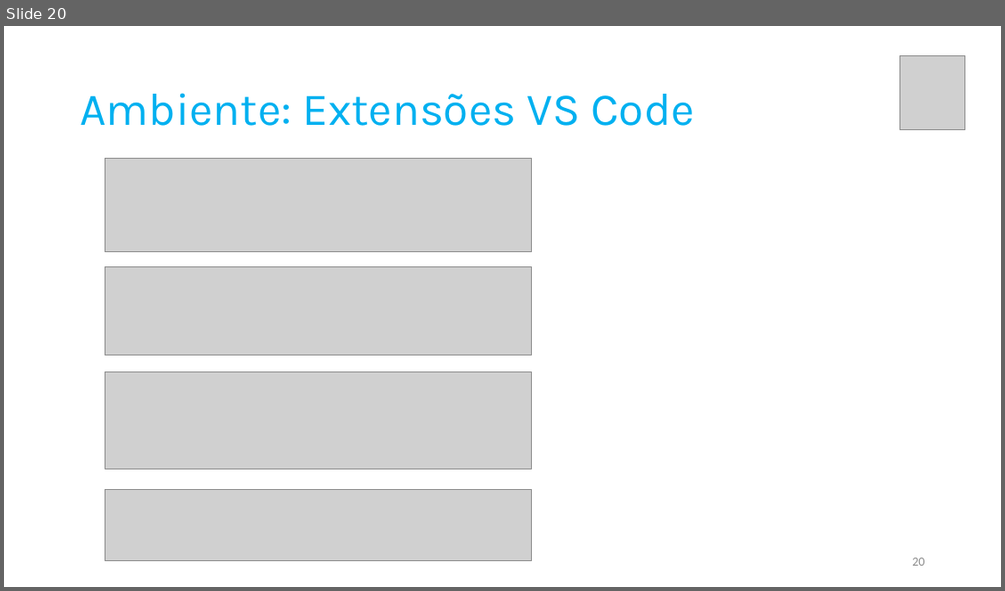
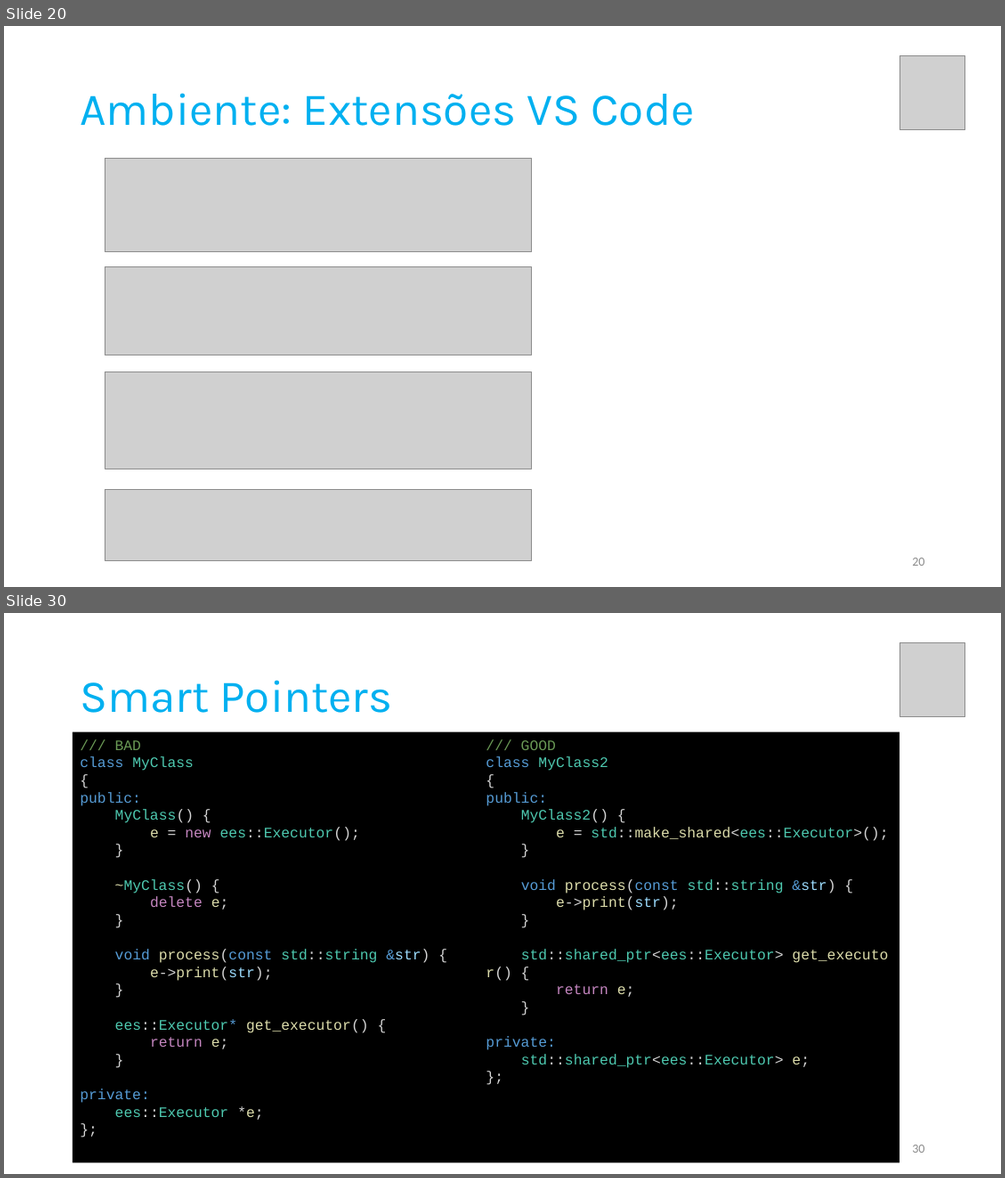
Before and after one commit to pfaco/ees_cpp, a slide deck: slides/C++.pptx. Shown one above the other, each under a label of ours: slide 20 before the commit, slides 20 and 30 after it; the slides between them are not shown. The pictures are 1005x591 and 1005x1178 pixels, drawn with LibreOffice and Linux fonts; fonts in the diff are those of the drawing; grey boxes stand for pictures. Boxes give left, top, right and bottom in pixels: in the first picture for what was removed or moved away, otherwise in the second. Text is boxed around its words. In the diff, an @@ line names an element or a change of style, - is before the commit and + after.

```diff
--- a/slides/C++.pptx
+++ b/slides/C++.pptx
@@ slide 30 added at (x1=4, y1=613, x2=1001, y2=1174), background #FFFFFF @@
@@ picture added at (x1=900, y1=643, x2=966, y2=717) @@
@@ title added at (x1=80, y1=680, x2=393, y2=713), 44 pt, text #00B0F0 @@
+Smart Pointers
@@ text added at (x1=73, y1=732, x2=900, y2=1163), fill #000000, 14 pt, text #4EC9B0 @@
+/// BAD
+class MyClass
+{
+public:
+MyClass() {
+e = new ees::Executor();
+}
+~MyClass() {
+delete e;
+}
+void process(const std::string &str) {
+e->print(str);
+}
+ees::Executor* get_executor() {
+return e;
+}
+private:
+ees::Executor *e;
+};
+/// GOOD
+class MyClass2
+{
+public:
+MyClass2() {
+e = std::make_shared<ees::Executor>();
+}
+void process(const std::string &str) {
+e->print(str);
+}
+std::shared_ptr<ees::Executor> get_executor() {
+return e;
+}
+private:
+std::shared_ptr<ees::Executor> e;
+};
@@ page number added at (x1=912, y1=1144, x2=924, y2=1152), 12 pt, text #8C8C8C @@
+30
```
Also in this commit, not shown: 4 slides changed, 15 other slides added, 3 slides removed, 1 other file.
